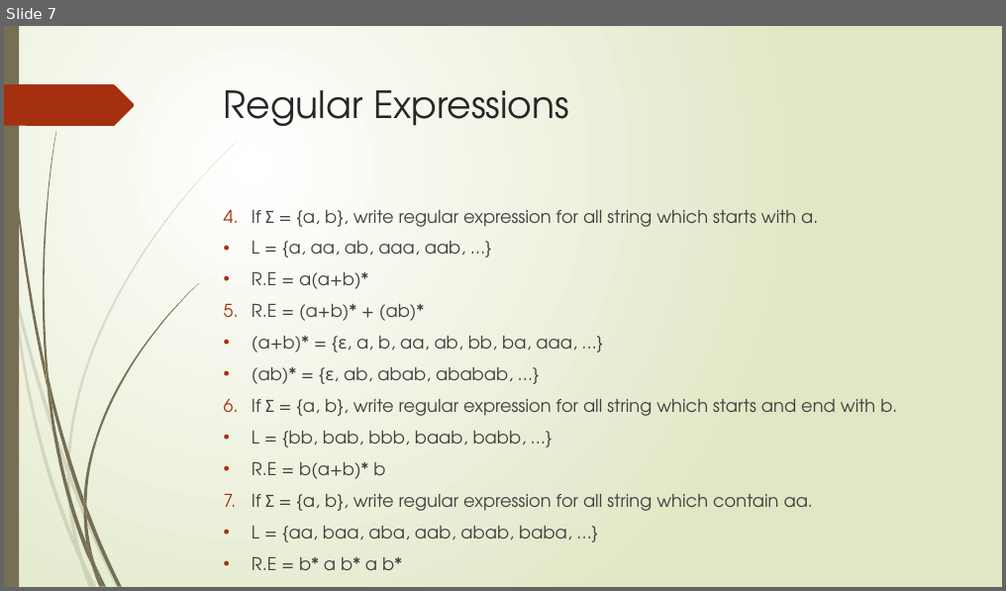
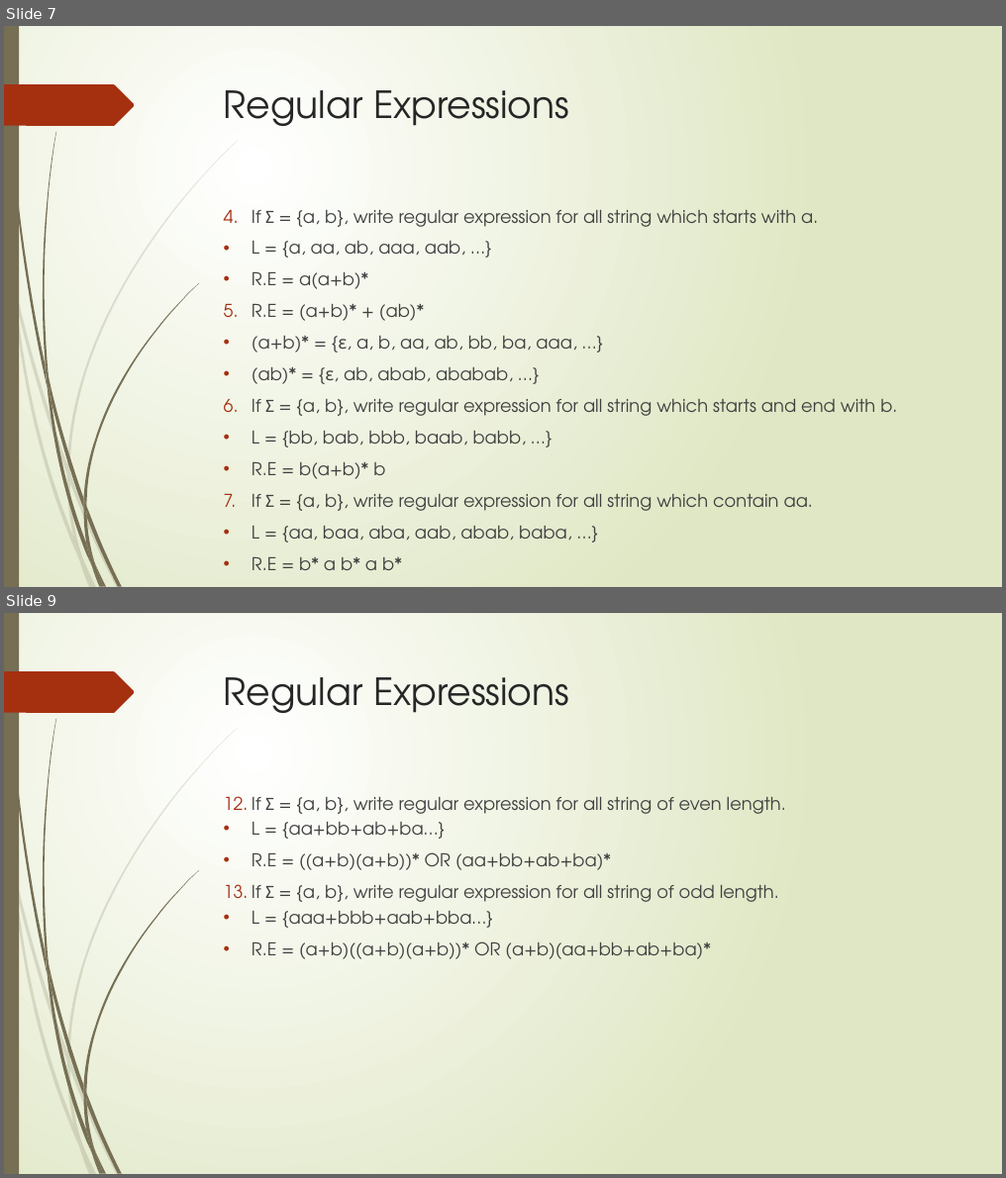
Before and after one commit to Federal-Urdu-University/Theory-of-Automata, a slide deck: Chap-2.pptx. Shown one above the other, each under a label of ours: slide 7 before the commit, slides 7 and 9 after it; the slides between them are not shown. The pictures are 1006x591 and 1006x1178 pixels, drawn with LibreOffice and Linux fonts; fonts in the diff are those of the drawing. Boxes give left, top, right and bottom in pixels: in the first picture for what was removed or moved away, otherwise in the second. Text is boxed around its words. In the diff, an @@ line names an element or a change of style, - is before the commit and + after.

```diff
--- a/Chap-2.pptx
+++ b/Chap-2.pptx
@@ slide 9 added at (4, 613, 1002, 1174), background gradient #FFFFFF to #DFE8C4; not listed: 24 template elements that a slide beside it also shows @@
@@ title added at (224, 677, 569, 713), 36 pt, text #262626 @@
+Regular Expressions
@@ text added at (252, 797, 786, 959), 17 pt, text #404040 @@
+12. If Σ = {a, b}, write regular expression for all string of even length.
+• L = {aa+bb+ab+ba…}
+• R.E = ((a+b)(a+b))* OR (aa+bb+ab+ba)*
+13. If Σ = {a, b}, write regular expression for all string of odd length.
+• L = {aaa+bbb+aab+bba…}
+• R.E = (a+b)((a+b)(a+b))* OR (a+b)(aa+bb+ab+ba)*
```
Also in this commit, not shown: 1 slide changed, 21 other slides added, 1 slide removed, 1 other file.
